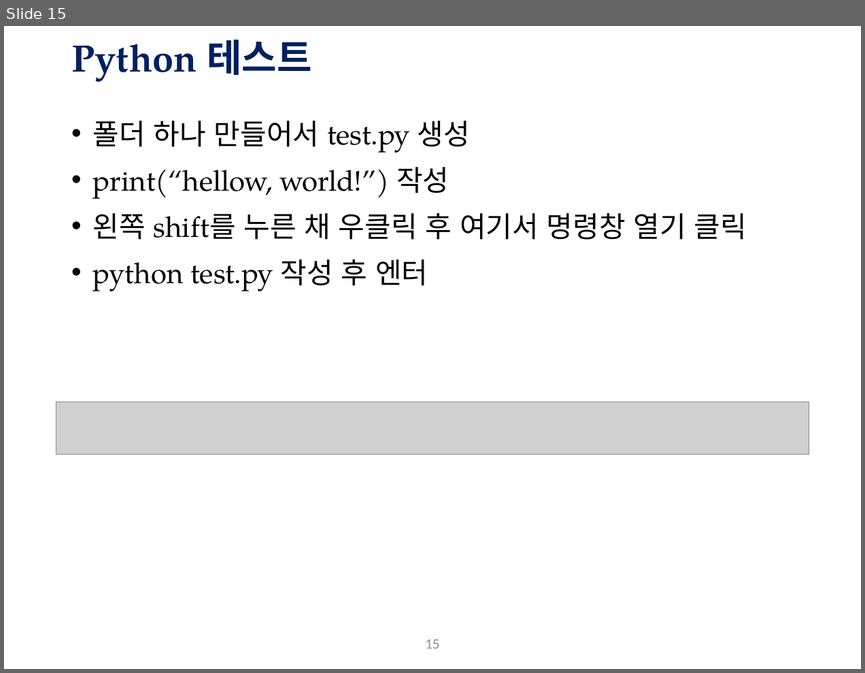
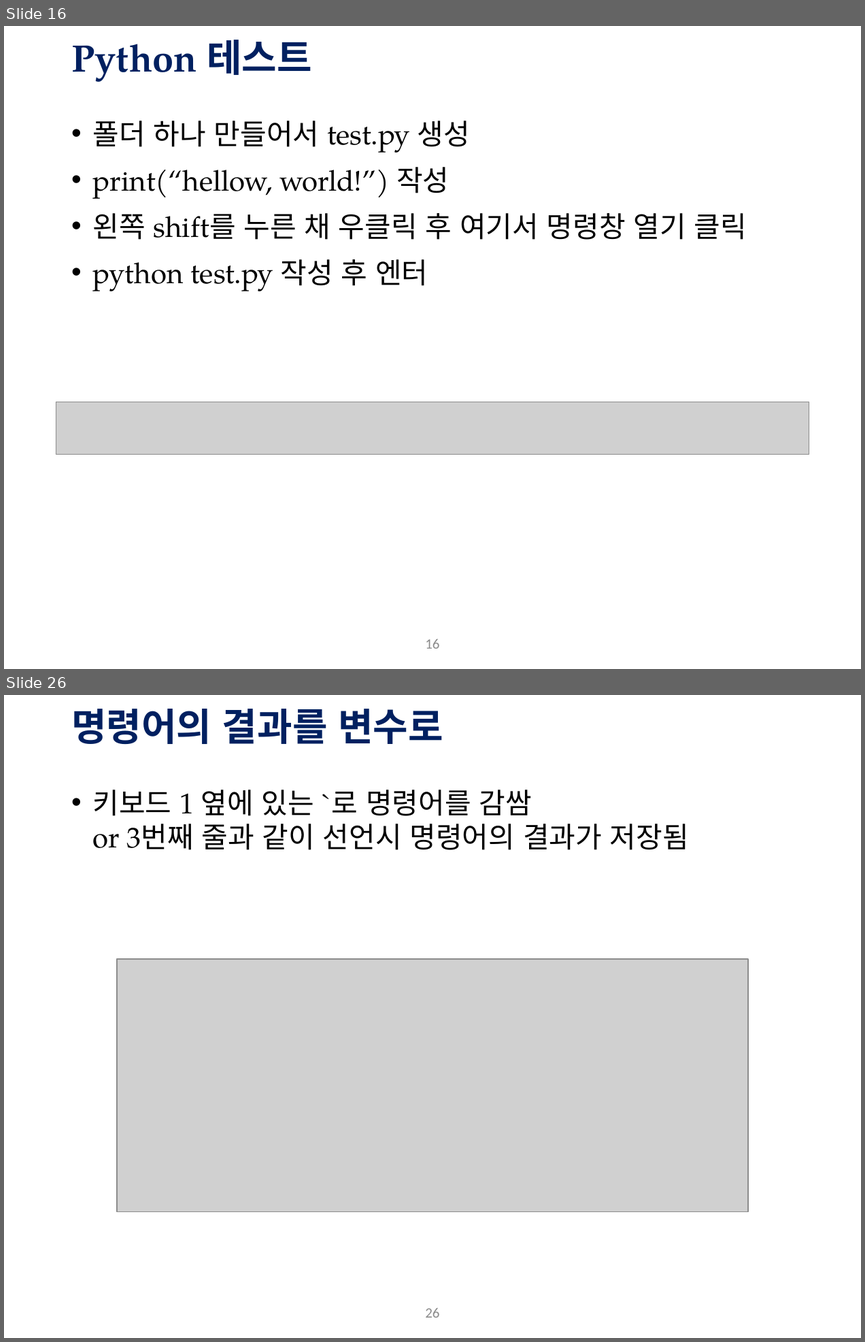
Before and after one commit to Hagazzusa/gykim.github.io, a slide deck: data/ot&env.pptx. Shown one above the other, each under a label of ours: slide 15 before the commit, slides 16 and 26 after it; the slides between them are not shown. The pictures are 865x673 and 865x1342 pixels, drawn with LibreOffice and Linux fonts; fonts in the diff are those of the drawing; grey boxes stand for pictures; background and template pictures are left out. Boxes give left, top, right and bottom in pixels: in the first picture for what was removed or moved away, otherwise in the second. Text is boxed around its words. In the diff, an @@ line names an element or a change of style, - is before the commit and + after.

```diff
--- a/data/ot&env.pptx
+++ b/data/ot&env.pptx
@@ slide 26 added at (4, 695, 861, 1338), background #FFFFFF; not listed: 1 template element that a slide beside it also shows @@
@@ title added at (71, 709, 443, 744), 32 pt, text #002060, bold @@
+명령어의 결과를 변수로
@@ text added at (93, 790, 689, 850), 24 pt, text #000000 @@
+• 키보드 1 옆에 있는 `로 명령어를 감쌈
+  or 3번째 줄과 같이 선언시 명령어의 결과가 저장됨
@@ picture added at (117, 959, 749, 1212) @@
@@ what was slide 15 is now slide 16 @@
@@ page number at (425, 639, 439, 648): text changed @@
-15
+16
```
Also in this commit, not shown: 3 slides changed, 13 other slides added, 1 slide removed.
